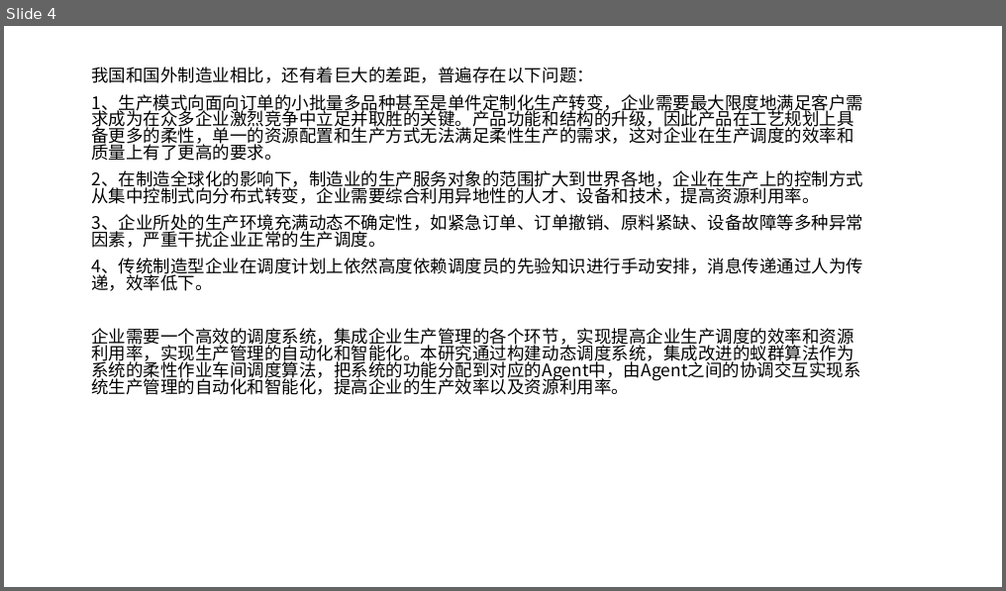
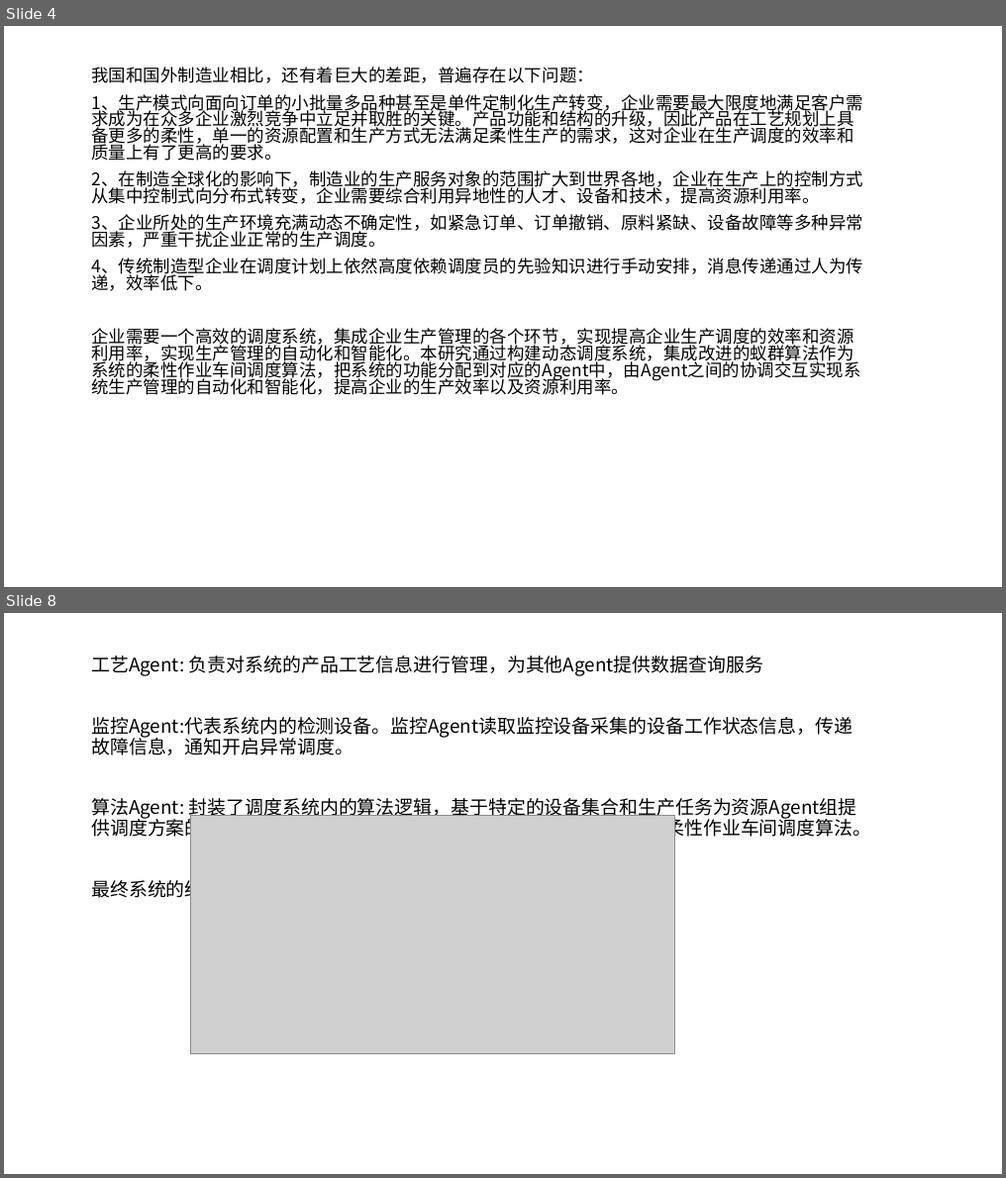
Before and after one commit to WeileLiang/FinalPro, a slide deck: 毕业答辩PPT/新建 Microsoft PowerPoint 演示文稿.pptx. Shown one above the other, each under a label of ours: slide 4 before the commit, slides 4 and 8 after it; the slides between them are not shown. The pictures are 1006x591 and 1006x1178 pixels, drawn with LibreOffice and Linux fonts; fonts in the diff are those of the drawing; grey boxes stand for pictures. Boxes give left, top, right and bottom in pixels: in the first picture for what was removed or moved away, otherwise in the second. Text is boxed around its words. In the diff, an @@ line names an element or a change of style, - is before the commit and + after.

```diff
--- a/毕业答辩PPT/新建 Microsoft PowerPoint 演示文稿.pptx
+++ b/毕业答辩PPT/新建 Microsoft PowerPoint 演示文稿.pptx
@@ slide 8 added at (4, 613, 1002, 1174), background #FFFFFF @@
@@ subtitle added at (91, 656, 871, 901), 18 pt, text #000000 @@
+工艺Agent: 负责对系统的产品工艺信息进行管理，为其他Agent提供数据查询服务
+监控Agent:代表系统内的检测设备。监控Agent读取监控设备采集的设备工作状态信息，传递故障信息，通知开启异常调度。
+算法Agent: 封装了调度系统内的算法逻辑，基于特定的设备集合和生产任务为资源Agent组提供调度方案的计算服务。本文的算法Agent选择了基于改进蚁群算法的柔性作业车间调度算法。
+最终系统的结构为：
@@ picture added at (191, 815, 675, 1054) @@
```
Also in this commit, not shown: 26 other slides added, 1 slide removed, 30 other files.
